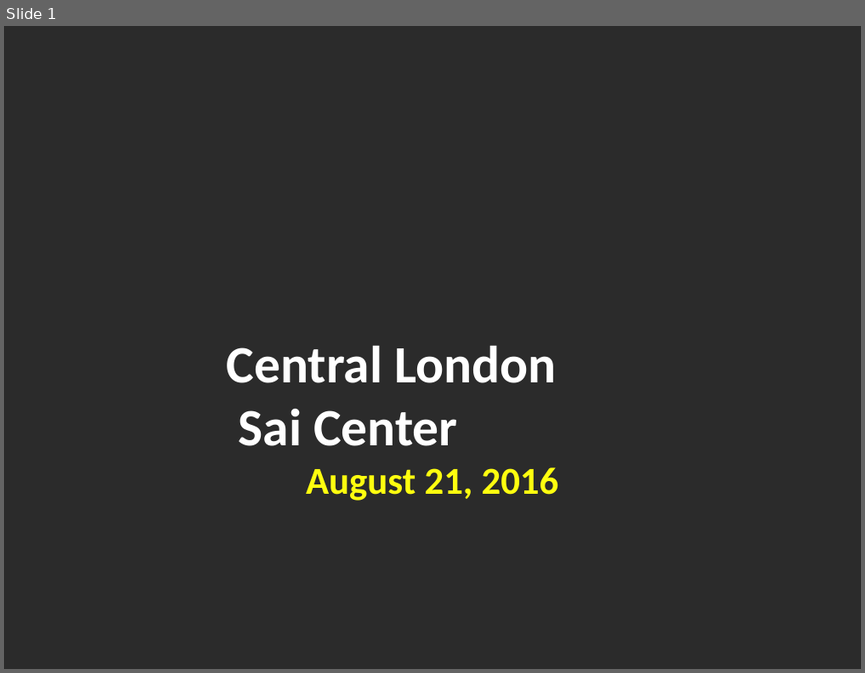
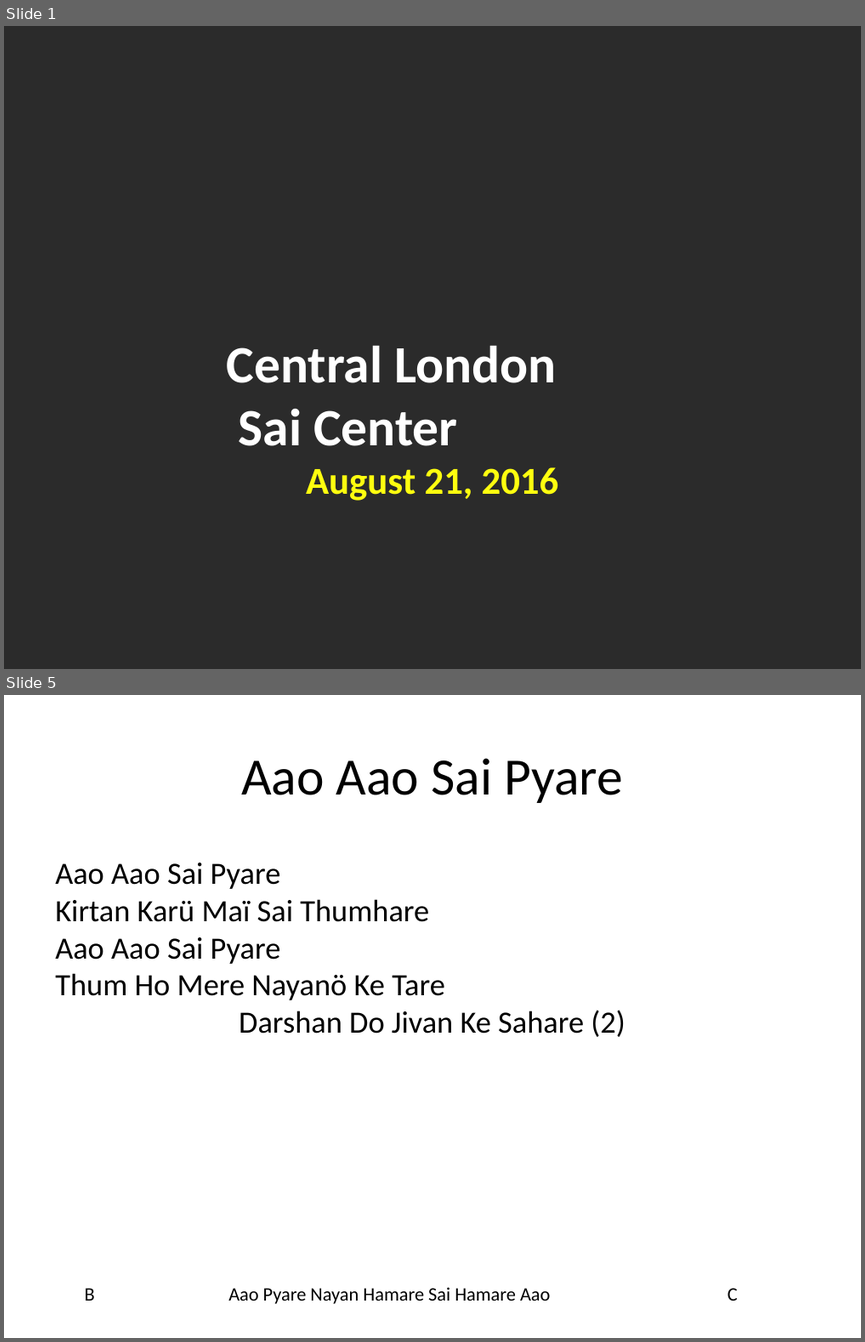
Before and after one commit to riteshreddyr/bhajanpresentationmaker, a slide deck: generated_ppts/bhajans.pptx. Shown one above the other, each under a label of ours: slide 1 before the commit, slides 1 and 5 after it; the slides between them are not shown. The pictures are 865x673 and 865x1342 pixels, drawn with LibreOffice and Linux fonts; fonts in the diff are those of the drawing; background and template pictures are left out; a plain dark background stands for a picture behind light text. Boxes give left, top, right and bottom in pixels: in the first picture for what was removed or moved away, otherwise in the second. Text is boxed around its words. In the diff, an @@ line names an element or a change of style, - is before the commit and + after.

```diff
--- a/generated_ppts/bhajans.pptx
+++ b/generated_ppts/bhajans.pptx
@@ slide 5 added at (4, 695, 861, 1338), background #FFFFFF @@
@@ title added at (241, 758, 623, 803), 44 pt, text #000000 @@
+Aao Aao Sai Pyare
@@ text added at (55, 862, 625, 1037), 26 pt, text #000000 @@
+Aao Aao Sai Pyare
+Kirtan Karü Maï Sai Thumhare
+Aao Aao Sai Pyare
+Thum Ho Mere Nayanö Ke Tare
+Darshan Do Jivan Ke Sahare (2)
@@ text added at (85, 1287, 95, 1300), 16 pt, text #000000 @@
+B
@@ text added at (228, 1287, 550, 1304), 16 pt, text #000000 @@
+Aao Pyare Nayan Hamare Sai Hamare Aao
@@ text added at (727, 1287, 738, 1300), 16 pt, text #000000 @@
+C
```
Also in this commit, not shown: 1 slide changed, 7 other slides added, 5 other files.
